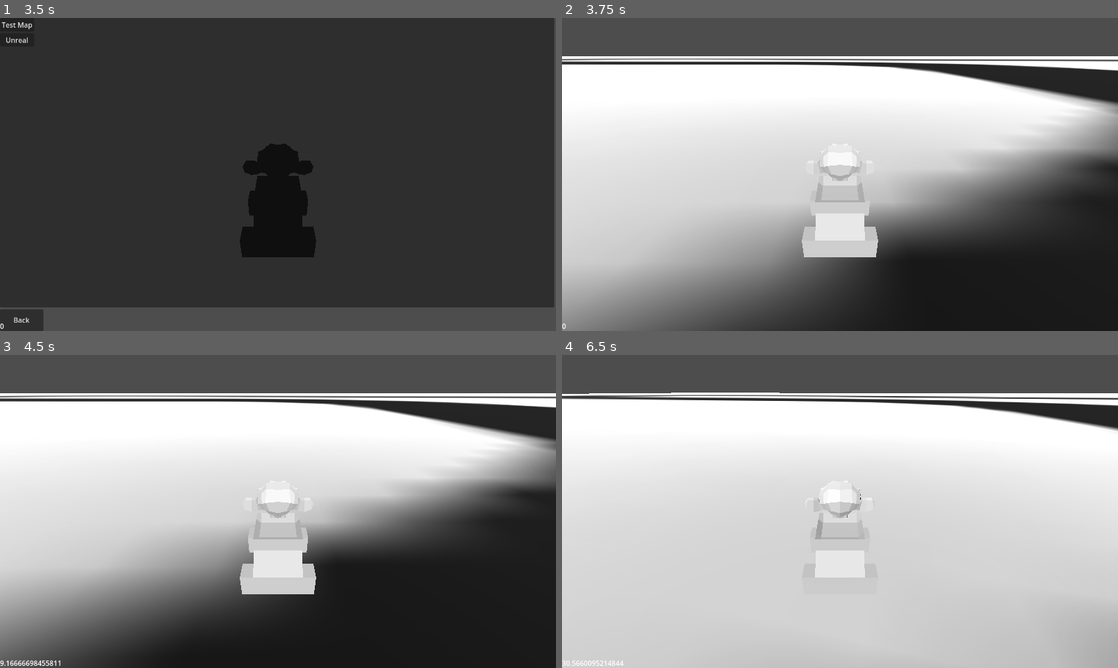
Above: before the commit, frames 1-4 (two rows, left to right).
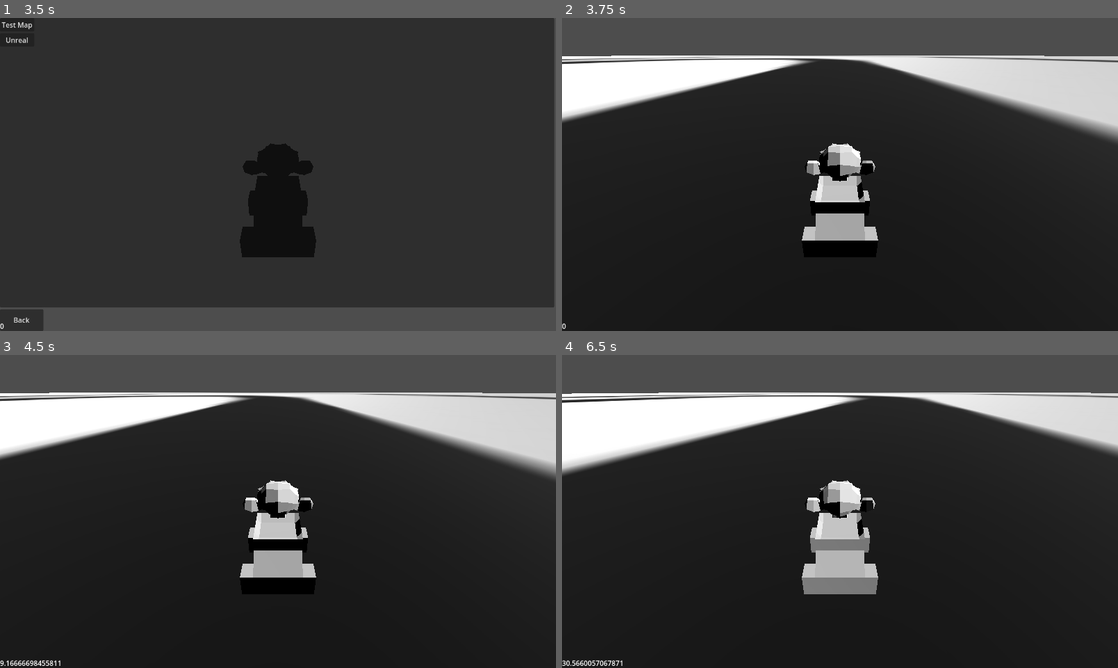
Above: after the commit, the same moments.

Repository: CoffeeCoder1/superpeterkart
Game: Godot game, scene res://scenes/main/main.tscn
The game is run twice, just before and just after one commit, with the same random seed, the same clock (stepped at 60 frames per second) and the same inputs.
Inputs (mouse positions are in pixels of both pictures, inside the frame that each line leads up to):
- Up to frame 1 (3.5 s): tap Enter at 0.5 s; hold Right (ui_right) 0.53-1.25 s; hold N (player1_boost) 0.53-1.25 s; click "Create Game" at 1.25 s; click "Next" at 2 s; click (111, 130) at 2.77 s
- Up to frame 2 (3.75 s): click "Test Map" at 3.5 s
- Up to frame 3 (4.5 s): tap Space at 4.25 s; hold Down (ui_down) from 4.28 s (still down); tap N (player1_boost) at 4.35 s
- Up to frame 4 (6.5 s): release Down (ui_down) at 5.03 s; hold Right (ui_right) 5.03-5.78 s; hold N (player1_boost) 5.03-5.78 s; hold Up (ui_up) from 5.78 s (still down); tap N (player1_boost) at 5.85 s

Frame 1 is identical in both runs. In frame 2, 65% of the frame differs, in the area x 0-100%, y 12-100%; in frame 3, 57%; in frame 4, 81%.

Commit message:
Move the SpawnLocation of the test_map

Diff:
--- a/scenes/maps/test_map/test_map.tscn
+++ b/scenes/maps/test_map/test_map.tscn
@@ -30,4 +30,4 @@
 transform = Transform3D(1, 0, 0, 0, 0.747601, 0.664148, 0, -0.664148, 0.747601, 0, 4.64005, 4.15957)
 
 [node name="SpawnLocation" type="Marker3D" parent="."]
-transform = Transform3D(1, 0, 0, 0, 1, 0, 0, 0, 1, 0, 0.5, 0)
+transform = Transform3D(1.19249e-08, 0, -1, 0, 1, 0, 1, 0, 1.19249e-08, -155.934, 0.5, 28.1306)
